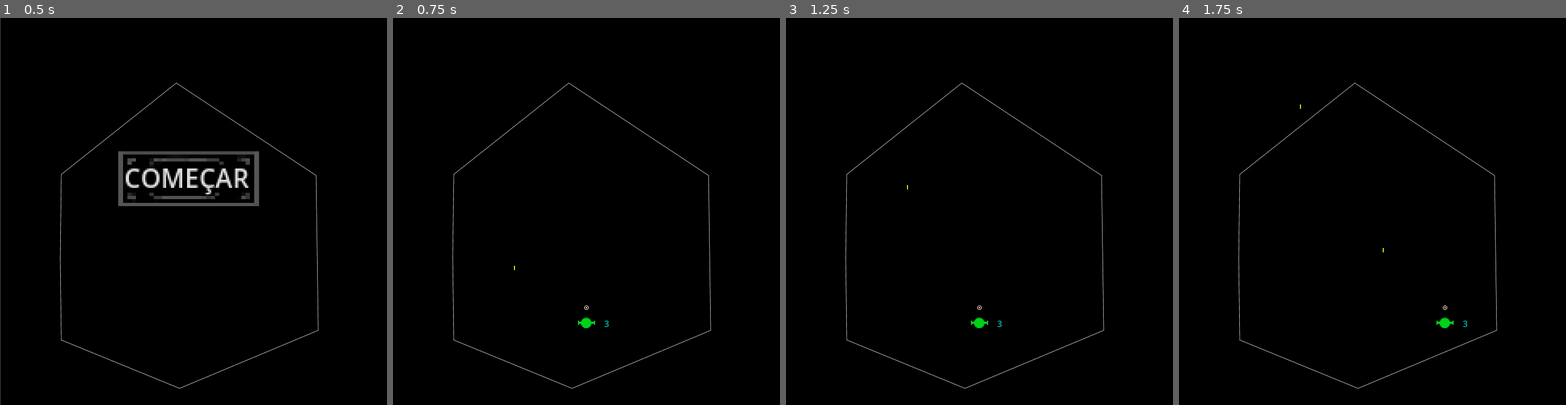
Above: before the commit, frames 1-4 (left to right).
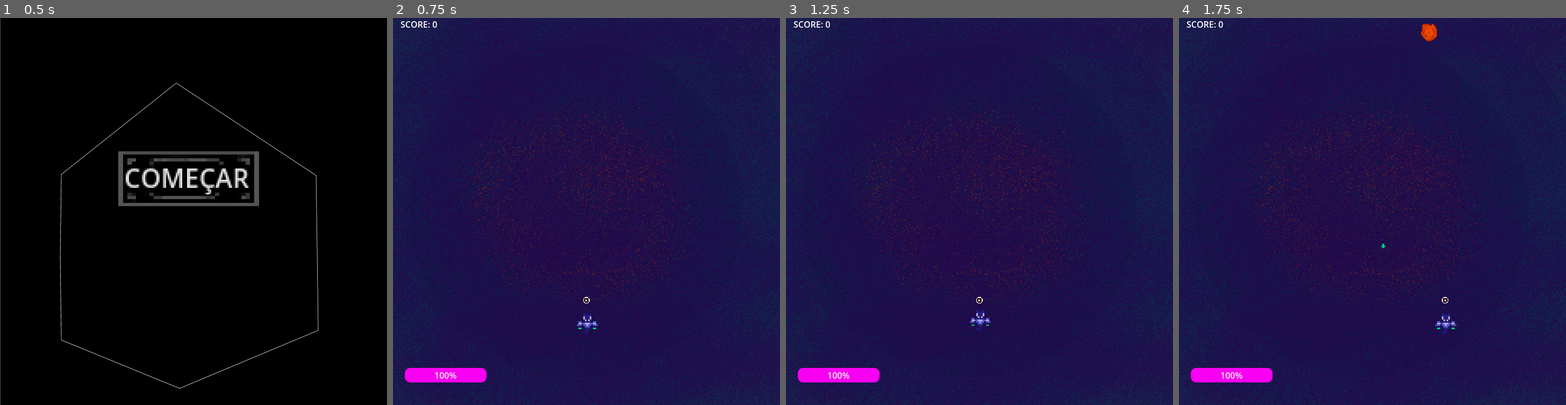
Above: after the commit, the same moments.

Repository: Flaviostack/GD-infinity-01
Game: Godot game, scene res://scenes/outros/menu.tscn
The game is run twice, just before and just after one commit, with the same random seed, the same clock (stepped at 60 frames per second) and the same inputs. Before the commit the project starts from res://scenes/menu.tscn.
Inputs:
- Up to frame 1 (0.5 s): no input
- Up to frame 2 (0.75 s): click "COMEÇAR" at 0.5 s
- Up to frame 3 (1.25 s): no input
- Up to frame 4 (1.75 s): tap Enter at 1.25 s; hold D (right) from 1.28 s (still down); tap E (atack) at 1.35 s

Frame 1 is identical in both runs. In frame 2, 100% of the frame differs, in the area x 0-100%, y 0-100%; in frame 3, 100%; in frame 4, 100%.

Commit message:
mudei coisa demais

Diff:
--- a/project.godot
+++ b/project.godot
@@ -13,6 +13,7 @@
 config/name="Ao infinito e além"
 run/main_scene="uid://c7f8pypu0cyug"
 config/features=PackedStringArray("4.4", "Mobile")
+run/max_fps=60
 config/icon="res://icon.svg"
 
 [display]
@@ -34,17 +35,22 @@
 "deadzone": 0.2,
 "events": [Object(InputEventKey,"resource_local_to_scene":false,"resource_name":"","device":-1,"window_id":0,"alt_press …(192 unchanged characters)…
 , Object(InputEventKey,"resource_local_to_scene":false,"resource_name":"","device":-1,"window_id":0,"alt_pressed":false …(186 unchanged characters)…
+, Object(InputEventJoypadMotion,"resource_local_to_scene":false,"resource_name":"","device":-1,"axis":0,"axis_value":1.0,"script":null)
+, Object(InputEventJoypadButton,"resource_local_to_scene":false,"resource_name":"","device":-1,"button_index":14,"pressure":0.0,"pressed":true,"script":null)
 ]
 }
 left={
 "deadzone": 0.2,
 "events": [Object(InputEventKey,"resource_local_to_scene":false,"resource_name":"","device":-1,"window_id":0,"alt_press …(191 unchanged characters)…
 , Object(InputEventKey,"resource_local_to_scene":false,"resource_name":"","device":-1,"window_id":0,"alt_pressed":false …(186 unchanged characters)…
+, Object(InputEventJoypadMotion,"resource_local_to_scene":false,"resource_name":"","device":-1,"axis":0,"axis_value":-1.0,"script":null)
+, Object(InputEventJoypadButton,"resource_local_to_scene":false,"resource_name":"","device":-1,"button_index":13,"pressure":0.0,"pressed":true,"script":null)
 ]
 }
 atack={
 "deadzone": 0.2,
 "events": [Object(InputEventKey,"resource_local_to_scene":false,"resource_name":"","device":-1,"window_id":0,"alt_press …(192 unchanged characters)…
+, Object(InputEventJoypadButton,"resource_local_to_scene":false,"resource_name":"","device":-1,"button_index":2,"pressure":0.0,"pressed":true,"script":null)
 ]
 }
 
@@ -52,5 +58,6 @@
 
 textures/canvas_textures/default_texture_filter=0
 renderer/rendering_method="mobile"
+textures/vram_compression/import_etc2_astc=true
 textures/size/viewport_height=648
 textures/size/viewport_width=1152
--- a/scenes/Obstacle.tscn
+++ b/scenes/Entidades/Obstacle.tscn
@@ -1,24 +1,25 @@
 [gd_scene load_steps=4 format=3 uid="uid://dohkq831imuwu"]
 
-[ext_resource type="Texture2D" uid="uid://2r0d72py6dfr" path="res://Textures/NaveVermelha.png" id="1_jde5u"]
-[ext_resource type="Script" uid="uid://cx1askr8d8sxq" path="res://scenes/obstacle.gd" id="1_qf6v3"]
+[ext_resource type="Script" uid="uid://cx1askr8d8sxq" path="res://scenes/Entidades/obstacle.gd" id="1_51r8p"]
+[ext_resource type="Texture2D" uid="uid://bsga1promyyr6" path="res://Textures/Entidades/pedra.png" id="2_q1byk"]
 
-[sub_resource type="RectangleShape2D" id="RectangleShape2D_qf6v3"]
-size = Vector2(16, 10.5)
+[sub_resource type="CircleShape2D" id="CircleShape2D_lf1j4"]
+radius = 8.50827
 
 [node name="Obstacle" type="CharacterBody2D" groups=["Enemie"]]
-script = ExtResource("1_qf6v3")
+script = ExtResource("1_51r8p")
 
 [node name="Sprite2D" type="Sprite2D" parent="."]
 scale = Vector2(2, 2)
-texture = ExtResource("1_jde5u")
+texture = ExtResource("2_q1byk")
 
 [node name="CollisionShape2D" type="CollisionShape2D" parent="."]
-position = Vector2(0, -0.25)
+position = Vector2(-1, -1)
 scale = Vector2(2, 2)
-shape = SubResource("RectangleShape2D_qf6v3")
+shape = SubResource("CircleShape2D_lf1j4")
 
 [node name="coordenada" type="RichTextLabel" parent="."]
+visible = false
 modulate = Color(1, 0.156863, 1, 1)
 offset_left = -26.0
 offset_top = -32.0
--- /dev/null
+++ b/scenes/Entidades/Player.tscn
@@ -0,0 +1,112 @@
+[gd_scene load_steps=15 format=3 uid="uid://bfcymhqi8q682"]
+
+[ext_resource type="Script" uid="uid://dbmyrgwd323x5" path="res://scenes/Entidades/player.gd" id="1_v6fml"]
+[ext_resource type="PackedScene" uid="uid://brp2wgaby503e" path="res://scenes/Entidades/bala.tscn" id="2_mdl7e"]
+[ext_resource type="Texture2D" uid="uid://ls04kneofsi1" path="res://Textures/mira.png" id="3_3li8b"]
+[ext_resource type="Texture2D" uid="uid://dqvneo76g0nf1" path="res://Textures/Entidades/GatinhoEspacial.png" id="3_mdl7e"]
+
+[sub_resource type="RectangleShape2D" id="RectangleShape2D_p0vlq"]
+size = Vector2(11.5, 9)
+
+[sub_resource type="AtlasTexture" id="AtlasTexture_mdl7e"]
+atlas = ExtResource("3_mdl7e")
+region = Rect2(0, 16, 16, 16)
+
+[sub_resource type="AtlasTexture" id="AtlasTexture_bruh7"]
+atlas = ExtResource("3_mdl7e")
+region = Rect2(16, 16, 16, 16)
+
+[sub_resource type="AtlasTexture" id="AtlasTexture_6eyey"]
+atlas = ExtResource("3_mdl7e")
+region = Rect2(32, 16, 16, 16)
+
+[sub_resource type="AtlasTexture" id="AtlasTexture_d3wef"]
+atlas = ExtResource("3_mdl7e")
+region = Rect2(48, 16, 16, 16)
+
+[sub_resource type="AtlasTexture" id="AtlasTexture_qu4a1"]
+atlas = ExtResource("3_mdl7e")
+region = Rect2(0, 0, 16, 16)
+
+[sub_resource type="AtlasTexture" id="AtlasTexture_70d11"]
+atlas = ExtResource("3_mdl7e")
+region = Rect2(16, 0, 16, 16)
+
+[sub_resource type="AtlasTexture" id="AtlasTexture_cw2d6"]
+atlas = ExtResource("3_mdl7e")
+region = Rect2(32, 0, 16, 16)
+
+[sub_resource type="AtlasTexture" id="AtlasTexture_khinc"]
+atlas = ExtResource("3_mdl7e")
+region = Rect2(48, 0, 16, 16)
+
+[sub_resource type="SpriteFrames" id="SpriteFrames_bruh7"]
+animations = [{
+"frames": [{
+"duration": 1.0,
+"texture": SubResource("AtlasTexture_mdl7e")
+}, {
+"duration": 1.0,
+"texture": SubResource("AtlasTexture_bruh7")
+}, {
+"duration": 1.0,
+"texture": SubResource("AtlasTexture_6eyey")
+}, {
+"duration": 1.0,
+"texture": SubResource("AtlasTexture_d3wef")
+}],
+"loop": true,
+"name": &"machucado",
+"speed": 7.0
+}, {
+"frames": [{
+"duration": 1.0,
+"texture": SubResource("AtlasTexture_qu4a1")
+}, {
+"duration": 1.0,
+"texture": SubResource("AtlasTexture_70d11")
+}, {
+"duration": 1.0,
+"texture": SubResource("AtlasTexture_cw2d6")
+}, {
+"duration": 1.0,
+"texture": SubResource("AtlasTexture_khinc")
+}],
+"loop": true,
+"name": &"parado",
+"speed": 4.0
+}]
+
+[node name="Player" type="CharacterBody2D"]
+script = ExtResource("1_v6fml")
+projetil = ExtResource("2_mdl7e")
+
+[node name="CollisionShape2D" type="CollisionShape2D" parent="."]
+position = Vector2(1.5, -1)
+scale = Vector2(2, 2)
+shape = SubResource("RectangleShape2D_p0vlq")
+
+[node name="animacao" type="AnimatedSprite2D" parent="."]
+scale = Vector2(2, 2)
+sprite_frames = SubResource("SpriteFrames_bruh7")
+animation = &"parado"
+
+[node name="Vida" type="RichTextLabel" parent="."]
+visible = false
+modulate = Color(6.16074e-06, 0.712449, 0.713213, 1)
+offset_left = 19.0
+offset_top = -19.0
+offset_right = 118.0
+offset_bottom = 21.0
+text = "0"
+fit_content = true
+scroll_active = false
+autowrap_mode = 0
+vertical_alignment = 1
+
+[node name="Mira" type="Marker2D" parent="."]
+position = Vector2(0, -20)
+
+[node name="Sprite2D" type="Sprite2D" parent="Mira"]
+position = Vector2(0, -8)
+texture = ExtResource("3_3li8b")
--- a/scenes/bala.gd
+++ b/scenes/Entidades/bala.gd
@@ -2,6 +2,8 @@
 @export var speed_base = 30
 var speed = speed_base * 10
 @export var direction = Vector2.UP
+@onready var animacao = $animacao
+
 
 func eliminar_objeto():
 		if position.y <= 0:
@@ -12,11 +14,12 @@
 
 # Called every frame. 'delta' is the elapsed time since the previous frame.
 func _process(delta: float) -> void:
+	animacao.play("default")
 	position += direction * speed * delta
 	eliminar_objeto()
 
-
 func _on_body_entered(body: Node2D) -> void:
-	if body.is_in_group("Enemie"):
+	if body.is_in_group("Enemie") and body.has_signal("defeated"):
+		body.emit_signal("defeated")
 		body.queue_free()
 		queue_free()
--- /dev/null
+++ b/scenes/Entidades/bala.tscn
@@ -0,0 +1,90 @@
+[gd_scene load_steps=14 format=3 uid="uid://brp2wgaby503e"]
+
+[ext_resource type="Texture2D" uid="uid://bgpb5ajtpqqo1" path="res://Textures/bala.png" id="1_27eus"]
+[ext_resource type="Script" uid="uid://d07k85omcaxax" path="res://scenes/Entidades/bala.gd" id="1_uu6iy"]
+[ext_resource type="Texture2D" uid="uid://bk4flehlius6q" path="res://Textures/Entidades/bala.png" id="3_8mjn7"]
+
+[sub_resource type="RectangleShape2D" id="RectangleShape2D_uu6iy"]
+size = Vector2(2, 8)
+
+[sub_resource type="AtlasTexture" id="AtlasTexture_t0bj5"]
+atlas = ExtResource("3_8mjn7")
+region = Rect2(0, 0, 8, 8)
+
+[sub_resource type="AtlasTexture" id="AtlasTexture_m4et1"]
+atlas = ExtResource("3_8mjn7")
+region = Rect2(8, 0, 8, 8)
+
+[sub_resource type="AtlasTexture" id="AtlasTexture_7ne2r"]
+atlas = ExtResource("3_8mjn7")
+region = Rect2(16, 0, 8, 8)
+
+[sub_resource type="AtlasTexture" id="AtlasTexture_d54wb"]
+atlas = ExtResource("3_8mjn7")
+region = Rect2(24, 0, 8, 8)
+
+[sub_resource type="AtlasTexture" id="AtlasTexture_70a62"]
+atlas = ExtResource("3_8mjn7")
+region = Rect2(0, 8, 8, 8)
+
+[sub_resource type="AtlasTexture" id="AtlasTexture_ef64p"]
+atlas = ExtResource("3_8mjn7")
+region = Rect2(8, 8, 8, 8)
+
+[sub_resource type="AtlasTexture" id="AtlasTexture_b4tot"]
+atlas = ExtResource("3_8mjn7")
+region = Rect2(16, 8, 8, 8)
+
+[sub_resource type="AtlasTexture" id="AtlasTexture_yruxf"]
+atlas = ExtResource("3_8mjn7")
+region = Rect2(24, 8, 8, 8)
+
+[sub_resource type="SpriteFrames" id="SpriteFrames_uu6iy"]
+animations = [{
+"frames": [{
+"duration": 1.0,
+"texture": SubResource("AtlasTexture_t0bj5")
+}, {
+"duration": 1.0,
+"texture": SubResource("AtlasTexture_m4et1")
+}, {
+"duration": 1.0,
+"texture": SubResource("AtlasTexture_7ne2r")
+}, {
+"duration": 1.0,
+"texture": SubResource("AtlasTexture_d54wb")
+}, {
+"duration": 1.0,
+"texture": SubResource("AtlasTexture_70a62")
+}, {
+"duration": 1.0,
+"texture": SubResource("AtlasTexture_ef64p")
+}, {
+"duration": 1.0,
+"texture": SubResource("AtlasTexture_b4tot")
+}, {
+"duration": 1.0,
+"texture": SubResource("AtlasTexture_yruxf")
+}],
+"loop": true,
+"name": &"default",
+"speed": 8.0
+}]
+
+[node name="Bala" type="Area2D" groups=["player_atack"]]
+script = ExtResource("1_uu6iy")
+speed_base = 50
+
+[node name="CollisionShape2D" type="CollisionShape2D" parent="."]
+shape = SubResource("RectangleShape2D_uu6iy")
+
+[node name="Sprite2D" type="Sprite2D" parent="."]
+visible = false
+texture_filter = 1
+texture = ExtResource("1_27eus")
+
+[node name="animacao" type="AnimatedSprite2D" parent="."]
+sprite_frames = SubResource("SpriteFrames_uu6iy")
+frame_progress = 0.0153233
+
+[connection signal="body_entered" from="." to="." method="_on_body_entered"]
--- a/scenes/obstacle.gd
+++ b/scenes/Entidades/obstacle.gd
@@ -2,17 +2,9 @@
 
 @export var speed_base = 15
 var speed = speed_base * 10
-
 @export var type = "Enemie"
 
-func verificar_colisao():
-	for i in get_slide_collision_count():
-		var colisao = get_slide_collision(i)
-		print("colidiou com:", colisao.get_collider())
-		var colisor = colisao.get_collider()
-
-		if colisor.is_in_group("player_atack"):
-			colisor.queue_free()
+signal defeated
 
 func atualizar_coordenadas():
 	var coordenadas = $coordenada
@@ -20,15 +12,13 @@
 	coordenadas.add_text("Y = " + str(position.y))
 
 func eliminar_objeto():
-		if position.y >= 680:
-			queue_free()
-			#print("destruído")
+	if position.y >= 680:
+		queue_free()
 
 func cair(delta):
 	position.y += speed * delta
 
 func _physics_process(delta: float) -> void:
 	cair(delta)
-	verificar_colisao()
 	atualizar_coordenadas()
 	eliminar_objeto()
--- a/scenes/obstacle_spawner.gd
+++ b/scenes/Entidades/obstacle_spawner.gd
@@ -2,9 +2,16 @@
 @export var obstacle_scene : PackedScene
 @export var spawn_area_width = 580
 
+var on_enemy_defeated : Callable
+func set_enemy_defeated_callback(cb:Callable):
+	on_enemy_defeated = cb
+
+
 func eliminar_objetos(obstacle):
 		if obstacle.position.y >= 600:
 			print("saiu da tela")
+	#eliminar objetos que saem da tela
+
 # Called when the node enters the scene tree for the first time.
 func _ready() -> void:
 	pass # Replace with function body.
@@ -12,16 +19,19 @@
 # Called every frame. 'delta' is the elapsed time since the previous frame.
 func _process(delta: float) -> void:
 	pass
-	#eliminar objetos que saem da tela
-
 
 func _on_timer_timeout() -> void:
 	if not obstacle_scene:
 		print("não tem obstáculo, chefe")
 		return
 	var obstacle = obstacle_scene.instantiate()
+
+
 	var spawn_x = randf_range(0, spawn_area_width)
 	obstacle.position = Vector2(spawn_x, 0)
+	if on_enemy_defeated:
+		obstacle.connect("defeated", on_enemy_defeated)
 	get_parent().add_child(obstacle)
+#	obstacle.connect("defeated", Callable(get_tree().get_root().get_node("Main"), "_on_enemy_defeated"))
 
 	eliminar_objetos(obstacle)
--- a/scenes/obstacle_spawner.tscn
+++ b/scenes/Entidades/obstacle_spawner.tscn
@@ -1,14 +1,14 @@
 [gd_scene load_steps=3 format=3 uid="uid://c57n4tk7rsp3o"]
 
-[ext_resource type="Script" uid="uid://cn3qb36rl48jh" path="res://scenes/obstacle_spawner.gd" id="1_vyba0"]
-[ext_resource type="PackedScene" uid="uid://dohkq831imuwu" path="res://scenes/Obstacle.tscn" id="2_ra2ui"]
+[ext_resource type="Script" uid="uid://cn3qb36rl48jh" path="res://scenes/Entidades/obstacle_spawner.gd" id="1_vyba0"]
+[ext_resource type="PackedScene" uid="uid://dohkq831imuwu" path="res://scenes/Entidades/Obstacle.tscn" id="2_ra2ui"]
 
 [node name="ObstacleSpawner" type="Node2D"]
 script = ExtResource("1_vyba0")
 obstacle_scene = ExtResource("2_ra2ui")
 
 [node name="Timer" type="Timer" parent="."]
-wait_time = 2.0
+wait_time = 0.952
 autostart = true
 
 [connection signal="timeout" from="Timer" to="." method="_on_timer_timeout"]
--- a/scenes/player.gd
+++ b/scenes/Entidades/player.gd
@@ -1,10 +1,18 @@
 extends CharacterBody2D
+#onready vars
+@onready var animacao = $animacao
 
-const SPEED = 300.0
+const velocidade = 300.0
+var SPEED = velocidade
 
-@export var vida = 3
+signal vida_change(new_vida)
+@export var vida = 100
+
 @export var projetil : PackedScene
 
+func levar_dano(dano : int):
+	vida = vida - dano
+	emit_signal("vida_change", vida)
 
 func mostra_vida():
 	var mostra_vida = $Vida
@@ -13,35 +21,49 @@
 		mostra_vida.add_text(str(vida))
 	else:
 		mostra_vida.add_text("Tu Se lascou!")
-		get_tree().change_scene_to_file("res://scenes/menu.tscn")
+		get_tree().change_scene_to_file("res://scenes/outros/menu.tscn")
 
 func atirar():
 	var mira = $Mira
 	var this_projetil = projetil.instantiate()
 	this_projetil.position = mira.global_position
+	this_projetil.scale.x = 2
+	this_projetil.scale.y = 2
 	get_parent().add_child(this_projetil)
 
 func controlar():
+	animacao.play("parado")
 	var direction := Input.get_axis("left", "right")
 	if direction:
 		velocity.x = direction * SPEED
 	else:
 		velocity.x = move_toward(velocity.x, 0, SPEED)
+
+	#verificar posição nas paredes
+	#baixo
 	if position.y != 570:
 		position.y = 570
+	#esquerda
+	if position.x <= 20:
+		position.x = 20
+	#direita
+	if position.x > 710:
+		position.x = 710
 
+#atirar
 	if Input.is_action_just_pressed("atack"):
 		atirar()
 
 func verificar_colisao():
 	for i in get_slide_collision_count():
 		var colisao = get_slide_collision(i)
-		print("colidiou com:", colisao.get_collider())
+		#print("colidiou com:", colisao.get_collider())
 		var colisor = colisao.get_collider()
 
 		if colisor.is_in_group("Enemie"):
-			vida = vida-1
 			colisor.queue_free()
+			levar_dano(25)
+			animacao.play("machucado")
 
 func _physics_process(delta: float) -> void:
 	# As good practice, you should replace UI actions with custom gameplay actions.
--- a/scenes/Player.tscn
+++ /dev/null
@@ -1,41 +0,0 @@
-[gd_scene load_steps=6 format=3 uid="uid://bfcymhqi8q682"]
-
-[ext_resource type="Texture2D" uid="uid://yb2w5fdm5jte" path="res://Textures/naveVerde.png" id="1_p0vlq"]
-[ext_resource type="Script" uid="uid://dbmyrgwd323x5" path="res://scenes/player.gd" id="1_v6fml"]
-[ext_resource type="PackedScene" uid="uid://brp2wgaby503e" path="res://scenes/bala.tscn" id="2_mdl7e"]
-[ext_resource type="Texture2D" uid="uid://ls04kneofsi1" path="res://Textures/mira.png" id="3_3li8b"]
-
-[sub_resource type="RectangleShape2D" id="RectangleShape2D_p0vlq"]
-size = Vector2(16, 10)
-
-[node name="Player" type="CharacterBody2D"]
-script = ExtResource("1_v6fml")
-projetil = ExtResource("2_mdl7e")
-
-[node name="CollisionShape2D" type="CollisionShape2D" parent="."]
-scale = Vector2(2, 2)
-shape = SubResource("RectangleShape2D_p0vlq")
-
-[node name="Sprite2D" type="Sprite2D" parent="."]
-scale = Vector2(2, 2)
-texture = ExtResource("1_p0vlq")
-
-[node name="Vida" type="RichTextLabel" parent="."]
-modulate = Color(6.16074e-06, 0.712449, 0.713213, 1)
-offset_left = -11.0
-offset_top = -18.0
-offset_right = 88.0
-offset_bottom = 22.0
-text = "0"
-fit_content = true
-scroll_active = false
-autowrap_mode = 0
-horizontal_alignment = 1
-vertical_alignment = 1
-
-[node name="Mira" type="Marker2D" parent="."]
-position = Vector2(0, -20)
-
-[node name="Sprite2D" type="Sprite2D" parent="Mira"]
-position = Vector2(0, -8)
-texture = ExtResource("3_3li8b")
--- a/scenes/bala.tscn
+++ /dev/null
@@ -1,20 +0,0 @@
-[gd_scene load_steps=4 format=3 uid="uid://brp2wgaby503e"]
-
-[ext_resource type="Texture2D" uid="uid://bgpb5ajtpqqo1" path="res://Textures/bala.png" id="1_27eus"]
-[ext_resource type="Script" uid="uid://d07k85omcaxax" path="res://scenes/bala.gd" id="1_uu6iy"]
-
-[sub_resource type="RectangleShape2D" id="RectangleShape2D_uu6iy"]
-size = Vector2(2, 8)
-
-[node name="Bala" type="Area2D" groups=["player_atack"]]
-script = ExtResource("1_uu6iy")
-speed_base = 50
-
-[node name="CollisionShape2D" type="CollisionShape2D" parent="."]
-shape = SubResource("RectangleShape2D_uu6iy")
-
-[node name="Sprite2D" type="Sprite2D" parent="."]
-texture_filter = 1
-texture = ExtResource("1_27eus")
-
-[connection signal="body_entered" from="." to="." method="_on_body_entered"]
--- a/scenes/main.tscn
+++ /dev/null
@@ -1,26 +0,0 @@
-[gd_scene load_steps=5 format=3 uid="uid://bkbh32lqsidlo"]
-
-[ext_resource type="PackedScene" uid="uid://bfcymhqi8q682" path="res://scenes/Player.tscn" id="1_o5qli"]
-[ext_resource type="Texture2D" uid="uid://cmup5q4k16qvc" path="res://Textures/fundo.png" id="2_0wfyh"]
-[ext_resource type="PackedScene" uid="uid://c57n4tk7rsp3o" path="res://scenes/obstacle_spawner.tscn" id="3_sugp2"]
-[ext_resource type="PackedScene" uid="uid://brp2wgaby503e" path="res://scenes/bala.tscn" id="4_jyhfs"]
-
-[node name="Main" type="Node2D"]
-
-[node name="Fundo" type="Sprite2D" parent="."]
-position = Vector2(363, 363)
-texture = ExtResource("2_0wfyh")
-metadata/_edit_lock_ = true
-
-[node name="Camera2D" type="Camera2D" parent="."]
-position = Vector2(363, 363)
-metadata/_edit_lock_ = true
-
-[node name="Player" parent="." instance=ExtResource("1_o5qli")]
-position = Vector2(363, 570)
-
-[node name="ObstacleSpawner" parent="." instance=ExtResource("3_sugp2")]
-position = Vector2(363, 363)
-
-[node name="Bala" parent="." instance=ExtResource("4_jyhfs")]
-position = Vector2(229, 518)
--- /dev/null
+++ b/scenes/outros/hud.gd
@@ -0,0 +1,14 @@
+extends CanvasLayer
+
+func atualizar_vida(this_vida : int):
+	$Control/LifeSlider.value = this_vida
+
+func update_Score(newScore):
+	$Control/Score.text = "Score: %d" %newScore
+# Called when the node enters the scene tree for the first time.
+func _ready() -> void:
+	pass # Replace with function body.
+
+# Called every frame. 'delta' is the elapsed time since the previous frame.
+func _process(delta: float) -> void:
+	pass
--- /dev/null
+++ b/scenes/outros/hud.tscn
@@ -0,0 +1,49 @@
+[gd_scene load_steps=6 format=3 uid="uid://cpr0lei6fkkit"]
+
+[ext_resource type="Script" uid="uid://dyo6raagbqk47" path="res://scenes/outros/hud.gd" id="1_2q3sw"]
+[ext_resource type="Script" uid="uid://bvlfawcpb5tcp" path="res://scenes/outros/score.gd" id="1_8m8st"]
+
+[sub_resource type="Theme" id="Theme_2q3sw"]
+
+[sub_resource type="StyleBoxFlat" id="StyleBoxFlat_2q3sw"]
+bg_color = Color(0.141176, 0, 0, 1)
+corner_radius_top_left = 10
+corner_radius_top_right = 10
+corner_radius_bottom_right = 10
+corner_radius_bottom_left = 10
+
+[sub_resource type="StyleBoxFlat" id="StyleBoxFlat_glont"]
+bg_color = Color(0.971999, 0.000629935, 0.946413, 1)
+corner_radius_top_left = 10
+corner_radius_top_right = 10
+corner_radius_bottom_right = 10
+corner_radius_bottom_left = 10
+corner_detail = 10
+
+[node name="HUD" type="CanvasLayer"]
+script = ExtResource("1_2q3sw")
+
+[node name="Control" type="Control" parent="."]
+layout_mode = 3
+anchors_preset = 0
+offset_right = 40.0
+offset_bottom = 40.0
+
+[node name="Score" type="Label" parent="Control"]
+layout_mode = 0
+offset_left = 14.0
+offset_right = 83.0
+offset_bottom = 23.0
+text = "SCORE: 0"
+script = ExtResource("1_8m8st")
+
+[node name="LifeSlider" type="ProgressBar" parent="Control"]
+layout_mode = 0
+offset_left = 22.0
+offset_top = 651.0
+offset_right = 174.0
+offset_bottom = 678.0
+theme = SubResource("Theme_2q3sw")
+theme_override_styles/background = SubResource("StyleBoxFlat_2q3sw")
+theme_override_styles/fill = SubResource("StyleBoxFlat_glont")
+value = 100.0
--- /dev/null
+++ b/scenes/outros/main.gd
@@ -0,0 +1,14 @@
+extends Node2D
+var Score = 0
+
+# Called when the node enters the scene tree for the first time.
+func _ready() -> void:
+	$ObstacleSpawner.set_enemy_defeated_callback(Callable(self, "on_enemy_defeated"))
+	$Player.connect("vida_change", $HUD.atualizar_vida)
+
+func on_enemy_defeated():
+	Score += 1
+	$HUD.update_Score(Score)
+# Called every frame. 'delta' is the elapsed time since the previous frame.
+func _process(delta: float) -> void:
+	pass
--- /dev/null
+++ b/scenes/outros/main.tscn
@@ -0,0 +1,28 @@
+[gd_scene load_steps=6 format=3 uid="uid://bkbh32lqsidlo"]
+
+[ext_resource type="Script" uid="uid://cp86an1njpgi8" path="res://scenes/outros/main.gd" id="1_j314w"]
+[ext_resource type="PackedScene" uid="uid://bfcymhqi8q682" path="res://scenes/Entidades/Player.tscn" id="1_o5qli"]
+[ext_resource type="Texture2D" uid="uid://b06fd3x0gq5t1" path="res://Textures/ambiente/fundo_01.png" id="1_sugp2"]
+[ext_resource type="PackedScene" uid="uid://c57n4tk7rsp3o" path="res://scenes/Entidades/obstacle_spawner.tscn" id="3_sugp2"]
+[ext_resource type="PackedScene" uid="uid://cpr0lei6fkkit" path="res://scenes/outros/hud.tscn" id="4_f62gx"]
+
+[node name="Main" type="Node2D"]
+script = ExtResource("1_j314w")
+
+[node name="Fundo" type="Sprite2D" parent="."]
+position = Vector2(363, 363)
+texture = ExtResource("1_sugp2")
+metadata/_edit_lock_ = true
+
+[node name="Camera2D" type="Camera2D" parent="."]
+position = Vector2(363, 363)
+metadata/_edit_lock_ = true
+
+[node name="HUD" parent="." instance=ExtResource("4_f62gx")]
+
+[node name="Player" parent="." instance=ExtResource("1_o5qli")]
+position = Vector2(363, 570)
+scale = Vector2(1.5, 1.5)
+
+[node name="ObstacleSpawner" parent="." instance=ExtResource("3_sugp2")]
+position = Vector2(363, 363)
--- a/scenes/menu.tscn
+++ b/scenes/outros/menu.tscn
@@ -1,8 +1,8 @@
 [gd_scene load_steps=6 format=3 uid="uid://c7f8pypu0cyug"]
 
-[ext_resource type="Script" uid="uid://c8wov8inexu7v" path="res://scenes/menu.gd" id="1_con2f"]
+[ext_resource type="Script" uid="uid://c8wov8inexu7v" path="res://scenes/outros/menu.gd" id="1_con2f"]
 [ext_resource type="Texture2D" uid="uid://cmup5q4k16qvc" path="res://Textures/fundo.png" id="1_yqeox"]
-[ext_resource type="PackedScene" uid="uid://bkbh32lqsidlo" path="res://scenes/main.tscn" id="2_mhnvy"]
+[ext_resource type="PackedScene" uid="uid://bkbh32lqsidlo" path="res://scenes/outros/main.tscn" id="2_mhnvy"]
 [ext_resource type="Texture2D" uid="uid://di2cew1to0aas" path="res://Textures/botao.png" id="2_vjb58"]
 
 [sub_resource type="StyleBoxTexture" id="StyleBoxTexture_vjb58"]
--- /dev/null
+++ b/scenes/outros/score.gd
@@ -0,0 +1,12 @@
+extends Label
+
+
+
+# Called when the node enters the scene tree for the first time.
+func _ready() -> void:
+	pass # Replace with function body.
+
+
+# Called every frame. 'delta' is the elapsed time since the previous frame.
+func _process(delta: float) -> void:
+	pass
Binary file added: Textures/Entidades/GatinhoEspacial.png
Not shown, added: Textures/Entidades/GatinhoEspacial.png.import
Binary file added: Textures/Entidades/bala.png
Not shown, added: Textures/Entidades/bala.png.import
Binary file added: Textures/Entidades/pedra.png
Not shown, added: Textures/Entidades/pedra.png.import
Binary file added: Textures/ambiente/fundo.png
Not shown, added: Textures/ambiente/fundo.png.import
Binary file added: Textures/ambiente/fundo_01.png
Not shown, added: Textures/ambiente/fundo_01.png.import
Not shown, added: export_presets.cfg
Renamed: scenes/bala.gd.uid -> scenes/Entidades/bala.gd.uid
(and 8 more such lines)
